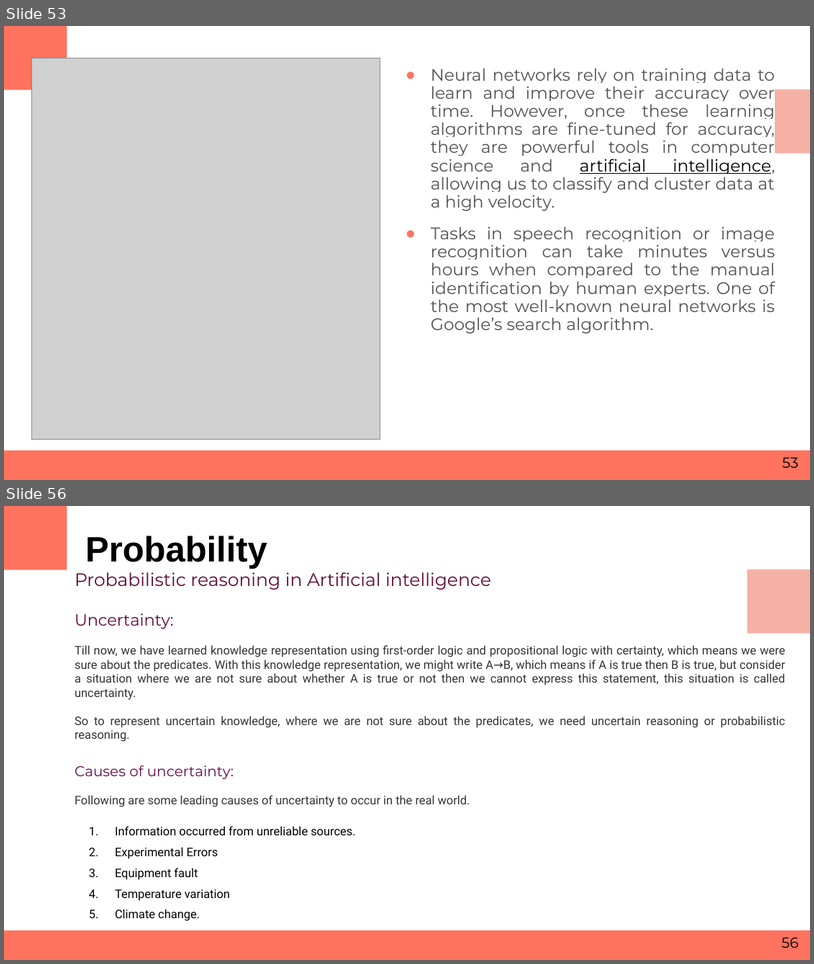
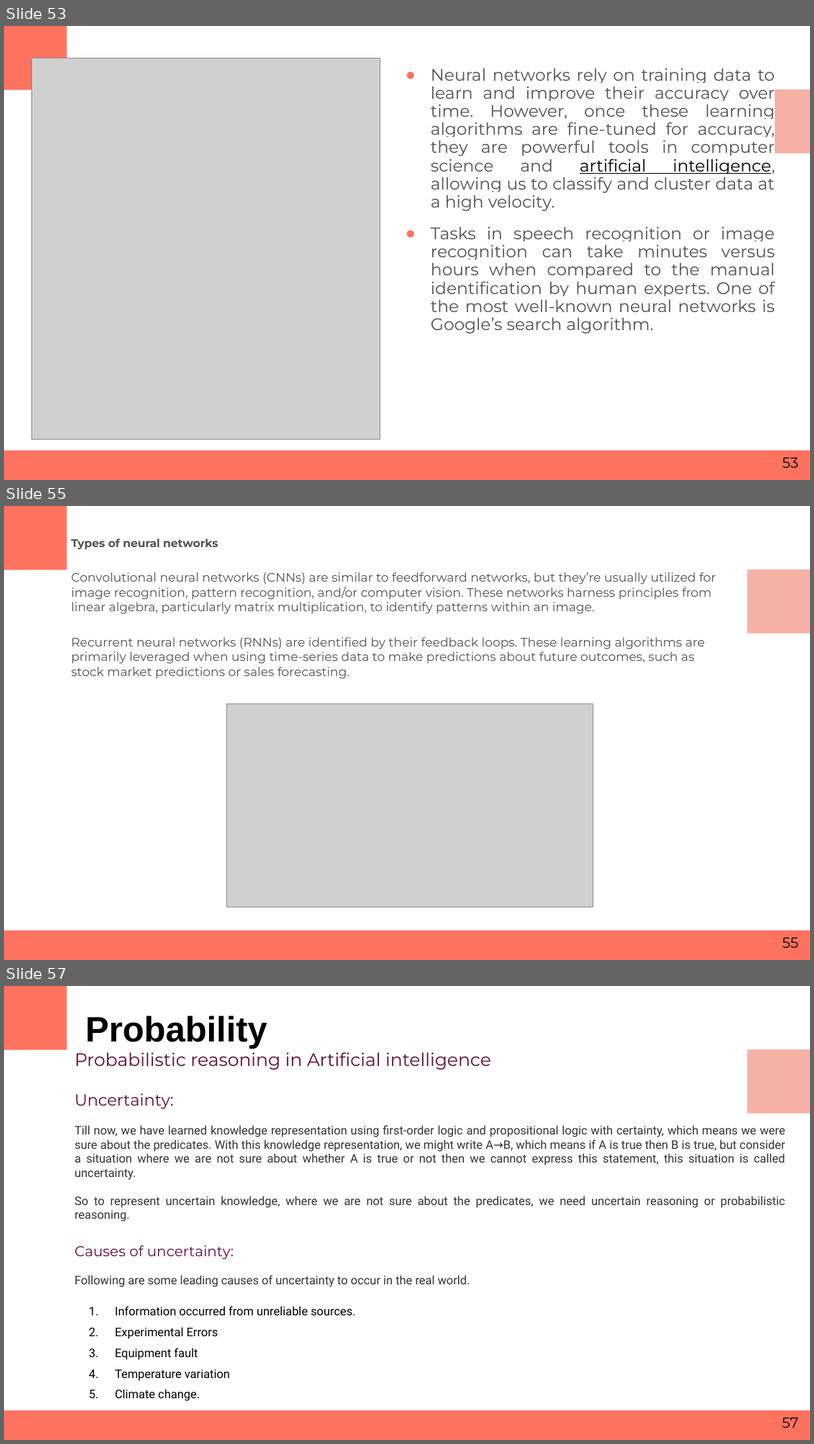
Before and after one commit to RashmivernekarN/ai_with_python_keonics, a slide deck: Module3/Business Statistics.pptx. Shown one above the other, each under a label of ours: slides 53 and 56 before the commit, slides 53, 55 and 57 after it; the slides between them are not shown. The pictures are 814x964 and 814x1444 pixels, drawn with LibreOffice and Linux fonts; fonts in the diff are those of the drawing; grey boxes stand for pictures. Boxes give left, top, right and bottom in pixels: in the first picture for what was removed or moved away, otherwise in the second. Text is boxed around its words. In the diff, an @@ line names an element or a change of style, - is before the commit and + after.

```diff
--- a/Module3/Business Statistics.pptx
+++ b/Module3/Business Statistics.pptx
@@ slide 55 added at (x1=4, y1=506, x2=810, y2=960), background #FFFFFF; not listed: 3 template elements that a slide beside it also shows @@
@@ text added at (x1=71, y1=538, x2=716, y2=679), 11 pt, text #525252 @@
+Types of neural networks
+Convolutional neural networks (CNNs) are similar to feedforward networks, but they’re usually utilized for image recognition, pattern recognition, and/or computer vision. These networks harness principles from linear algebra, particularly matrix multiplication, to identify patterns within an image.
+Recurrent neural networks (RNNs) are identified by their feedback loops. These learning algorithms are primarily leveraged when using time-series data to make predictions about future outcomes, such as stock market predictions or sales forecasting.
@@ picture added at (x1=226, y1=703, x2=594, y2=907) @@
@@ page number added at (x1=782, y1=937, x2=799, y2=947), 13 pt, text #000000 @@
+55
@@ what was slide 56 is now slide 57 @@
@@ page number at (x1=782, y1=1417, x2=799, y2=1427): text changed @@
-56
+57
```
Also in this commit, not shown: 7 slides changed, 1 other file.
